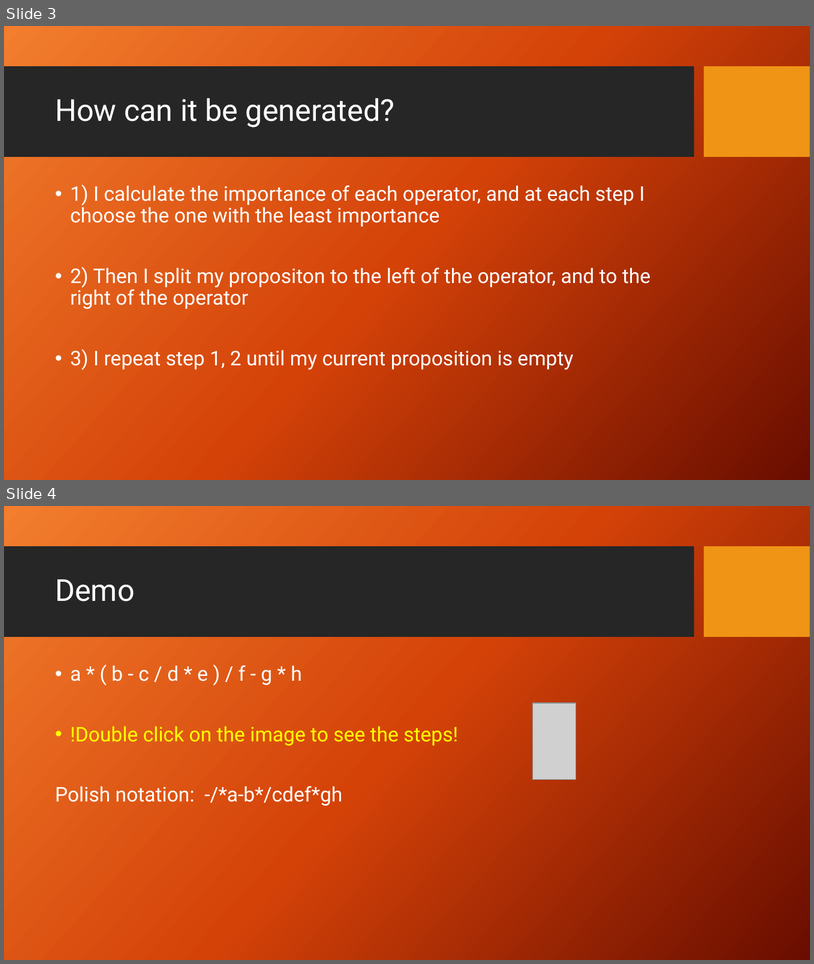
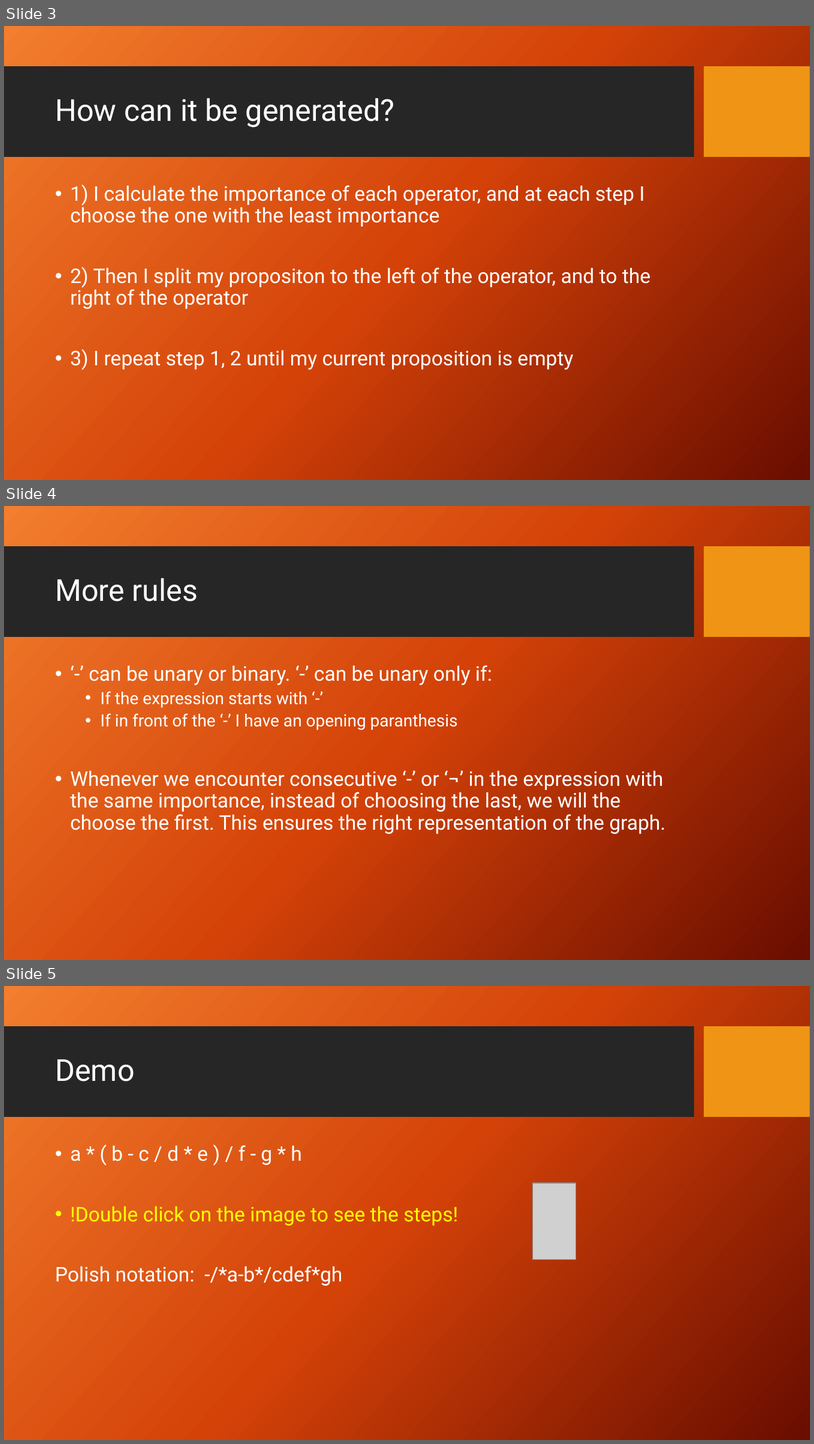
Before and after one commit to Lucky13forever/Polish-Notation, a slide deck: Polish Notation.pptx. Shown one above the other, each under a label of ours: slides 3 and 4 before the commit, slides 3, 4 and 5 after it. The pictures are 814x964 and 814x1444 pixels, drawn with LibreOffice and Linux fonts; fonts in the diff are those of the drawing; grey boxes stand for pictures; background and template pictures are left out. Boxes give left, top, right and bottom in pixels: in the first picture for what was removed or moved away, otherwise in the second. Text is boxed around its words. In the diff, an @@ line names an element or a change of style, - is before the commit and + after.

```diff
--- a/Polish Notation.pptx
+++ b/Polish Notation.pptx
@@ slide 4 added at bbox=[4, 506, 810, 960], background picture (left out); not listed: 2 template elements that a slide beside it also shows @@
@@ title added at bbox=[55, 578, 198, 601], 36 pt, text #FFFFFF @@
+More rules
@@ text added at bbox=[70, 665, 666, 834], 24 pt, text #FFFFFF @@
+• ‘-’ can be unary or binary. ‘-’ can be unary only if:
+  • If the expression starts with ‘-’
+  • If in front of the ‘-’ I have an opening paranthesis
+• Whenever we encounter consecutive ‘-’ or ‘¬’ in the expression with the same importance, instead of choosing the last, we will the choose the first. This ensures the right representation of the graph.
@@ what was slide 4 is now slide 5 @@
```
Also in this commit, not shown: 3 other files.
